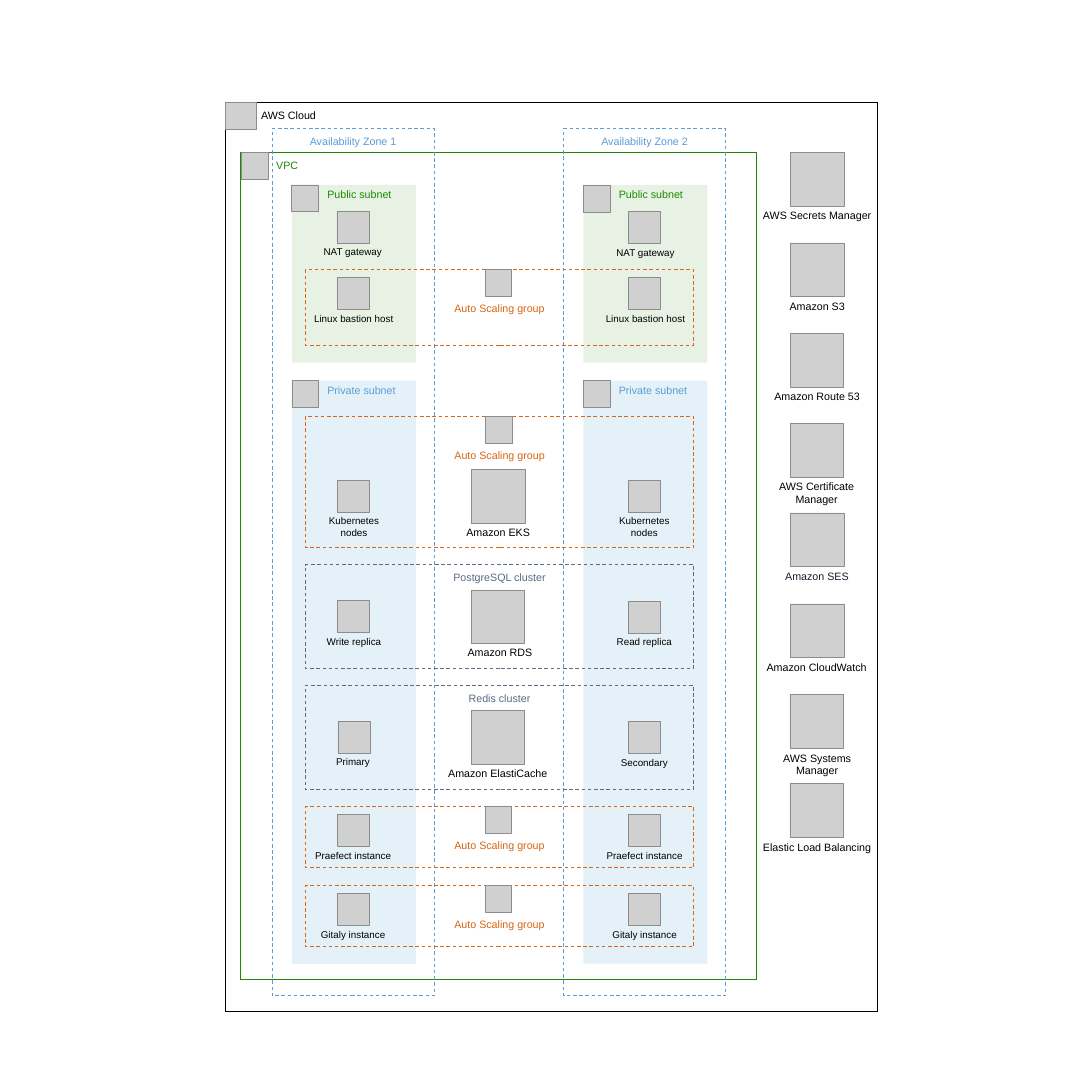
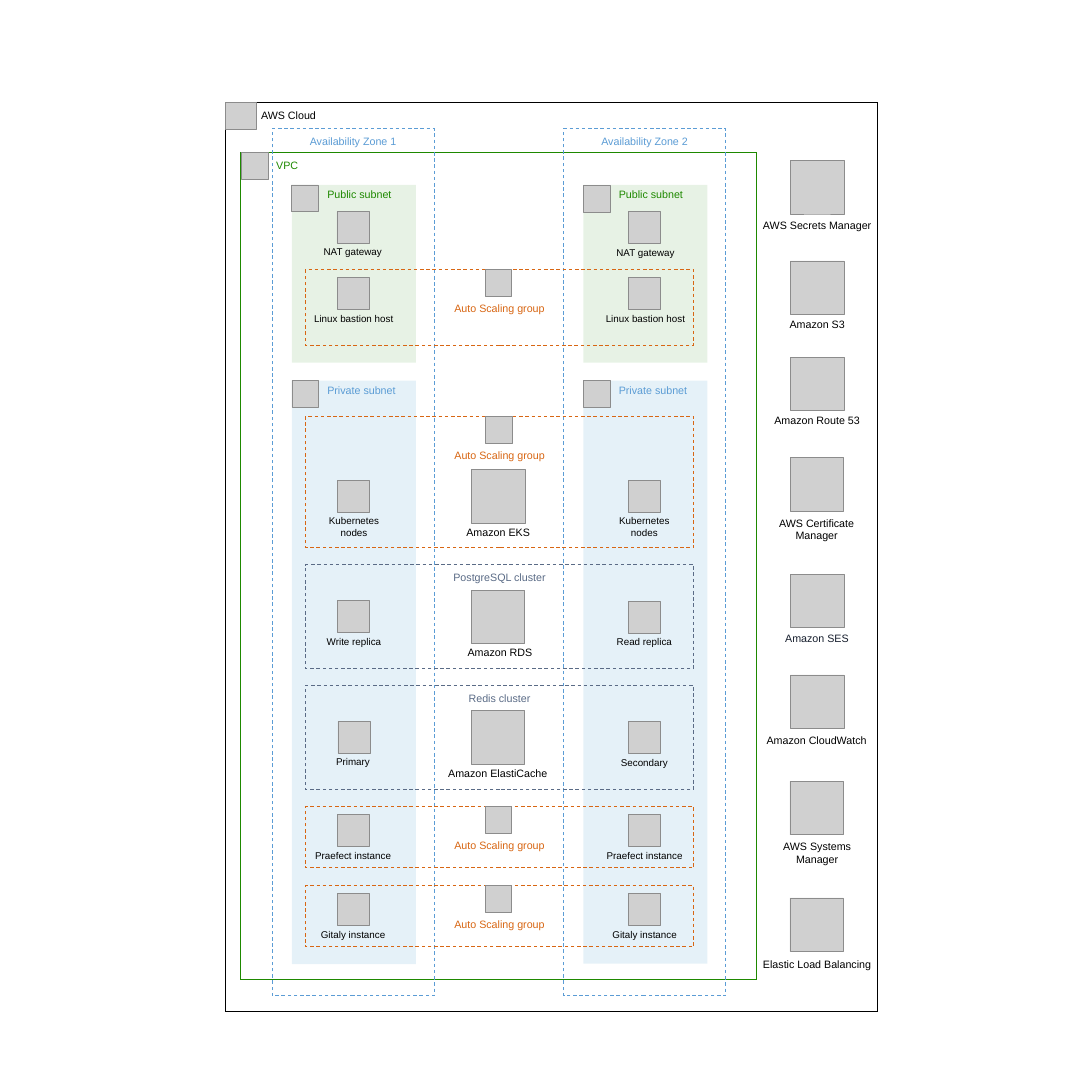
Before and after one commit to zacharynomf/quickstart-eks-gitlab, a slide deck: slide 1 of docs/deployment_guide/images/architecture_diagram.pptx. Drawn at 1092x1092 pixels with LibreOffice and Linux fonts; fonts in the diff are those of the drawing; grey boxes stand for pictures. Boxes give left, top, right and bottom in pixels: in the first picture for what was removed or moved away, otherwise in the second. Text is boxed around its words. In the diff, an @@ line names an element or a change of style, - is before the commit and + after.

Commit message:
Modified powerpoint and image

```diff
--- a/docs/deployment_guide/images/architecture_diagram.pptx
+++ b/docs/deployment_guide/images/architecture_diagram.pptx
@@ picture: place and size @@
-picture at [791, 152, 844, 206]
+picture at [791, 161, 844, 214]
@@ text "AWS Secrets Manager": place and size @@
-text "AWS Secrets Manager" at [763, 211, 871, 222]
+text "AWS Secrets Manager" at [763, 221, 871, 232]
@@ picture: place and size @@
-picture at [791, 243, 844, 296]
+picture at [791, 261, 844, 314]
@@ text "Amazon S3": place and size @@
-text "Amazon S3" at [790, 302, 845, 310]
+text "Amazon S3" at [790, 320, 845, 328]
@@ picture removed at [790, 333, 843, 387] @@
@@ picture added at [790, 357, 843, 410] @@
@@ text "Amazon Route 53": place and size @@
-text "Amazon Route 53" at [774, 392, 860, 400]
+text "Amazon Route 53" at [774, 416, 860, 424]
@@ picture: place and size @@
-picture at [790, 423, 843, 477]
+picture at [790, 457, 843, 511]
@@ text "AWS Certificate Manager": place and size @@
-text "AWS Certificate Manager" at [779, 482, 854, 505]
+text "AWS Certificate Manager" at [779, 519, 854, 541]
@@ picture: place and size @@
-picture at [790, 513, 843, 567]
+picture at [790, 574, 843, 628]
@@ text "Amazon SES": place and size @@
-text "Amazon SES" at [785, 572, 848, 580]
+text "Amazon SES" at [785, 634, 848, 642]
@@ picture: place and size @@
-picture at [790, 604, 843, 657]
+picture at [790, 675, 843, 728]
@@ text "Amazon CloudWatch": place and size @@
-text "Amazon CloudWatch" at [767, 663, 867, 671]
+text "Amazon CloudWatch" at [767, 736, 867, 744]
@@ picture: place and size @@
-picture at [790, 694, 843, 748]
+picture at [790, 781, 843, 834]
@@ text "AWS Systems Manager": place and size @@
-text "AWS Systems Manager" at [783, 754, 851, 777]
+text "AWS Systems Manager" at [783, 842, 851, 866]
@@ picture: place and size @@
-picture at [790, 784, 843, 837]
+picture at [790, 898, 843, 951]
@@ text "Elastic Load Balancing": place and size @@
-text "Elastic Load Balancing" at [763, 843, 871, 853]
+text "Elastic Load Balancing" at [763, 960, 871, 971]
```
Also in this commit, not shown: 1 other file.
